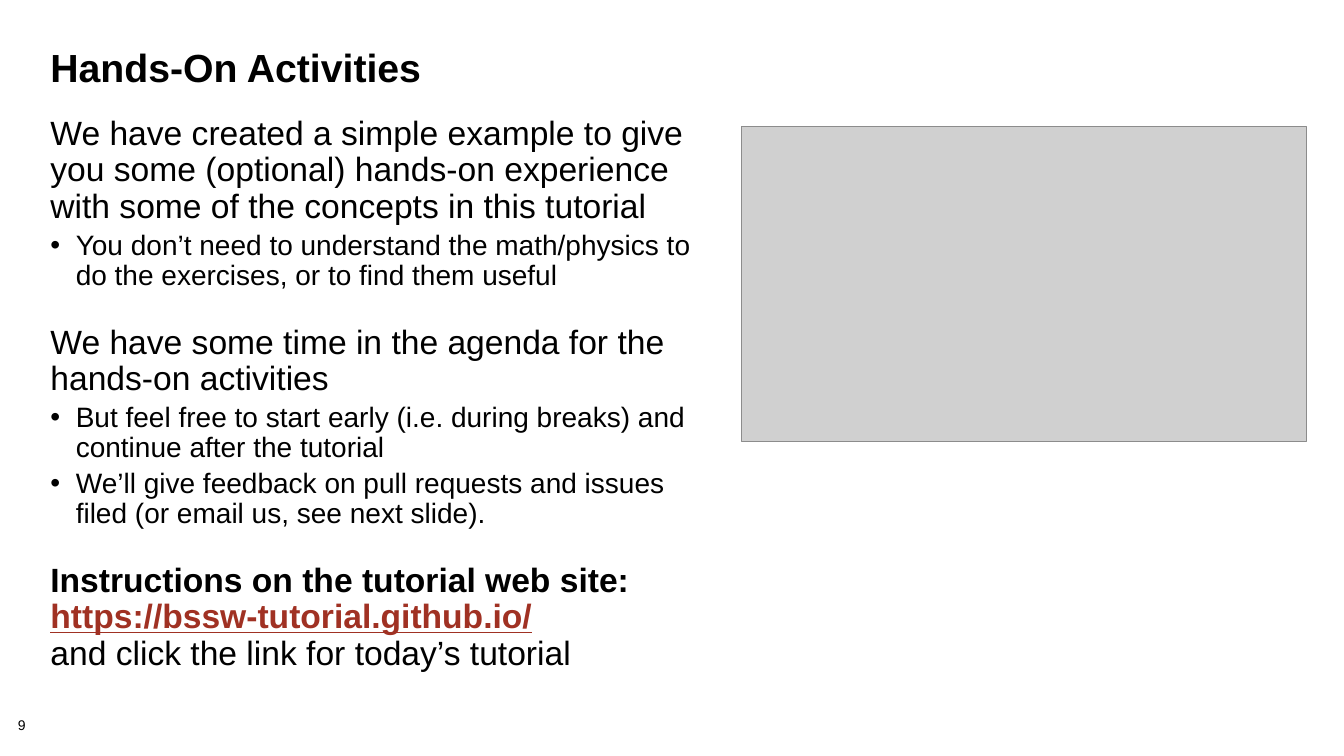
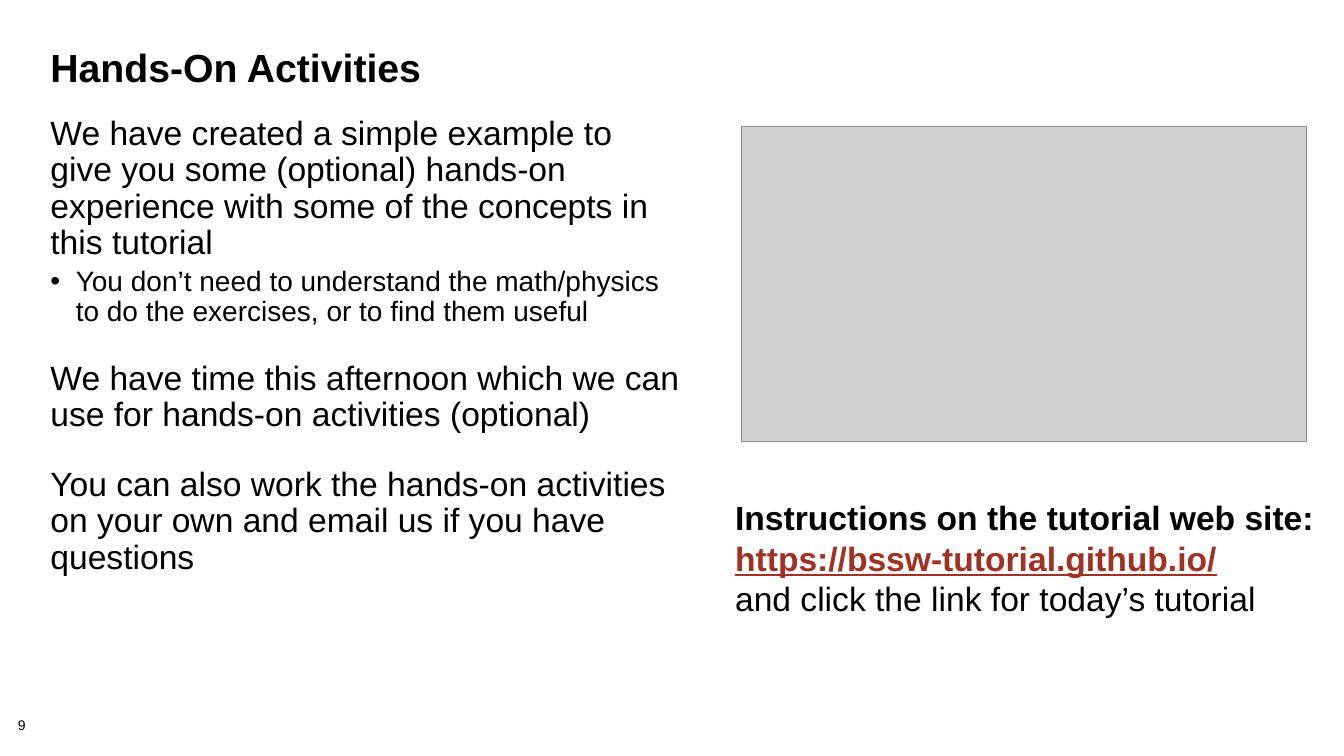
Before and after one commit to bssw-tutorial/presentations, a slide deck: slide 9 of intro.pptx. Drawn at 1344x756 pixels with LibreOffice and Linux fonts; fonts in the diff are those of the drawing; grey boxes stand for pictures; background and template pictures are left out. Boxes give left, top, right and bottom in pixels: in the first picture for what was removed or moved away, otherwise in the second. Text is boxed around its words. In the diff, an @@ line names an element or a change of style, - is before the commit and + after.

Commit message:
Update for ISS

```diff
--- a/intro.pptx
+++ b/intro.pptx
@@ text at <box>50,365,679,576</box>: text changed @@
-We have some time in the agenda for the hands-on activities
-• But feel free to start early (i.e. during breaks) and continue after the tutorial
-• We’ll give feedback on pull requests and issues filed (or email us, see next slide).
-Instructions on the tutorial web site: https://bssw-tutorial.github.io/
-and click the link for today’s tutorial
+We have time this afternoon which we can use for hands-on activities (optional)
+You can also work the hands-on activities on your own and email us if you have questions
@@ text added at <box>735,505,1314,618</box>, 24 pt, text #000000, bold @@
+Instructions on the tutorial web site: https://bssw-tutorial.github.io/
+and click the link for today’s tutorial
```
Also in this commit, not shown: 4 other slides changed.
